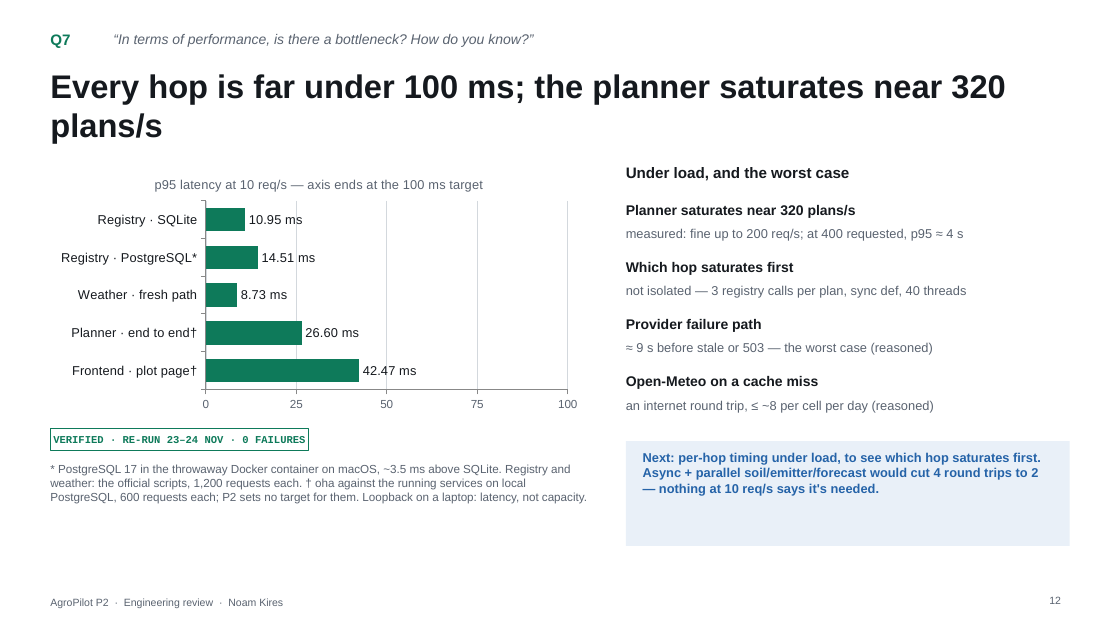
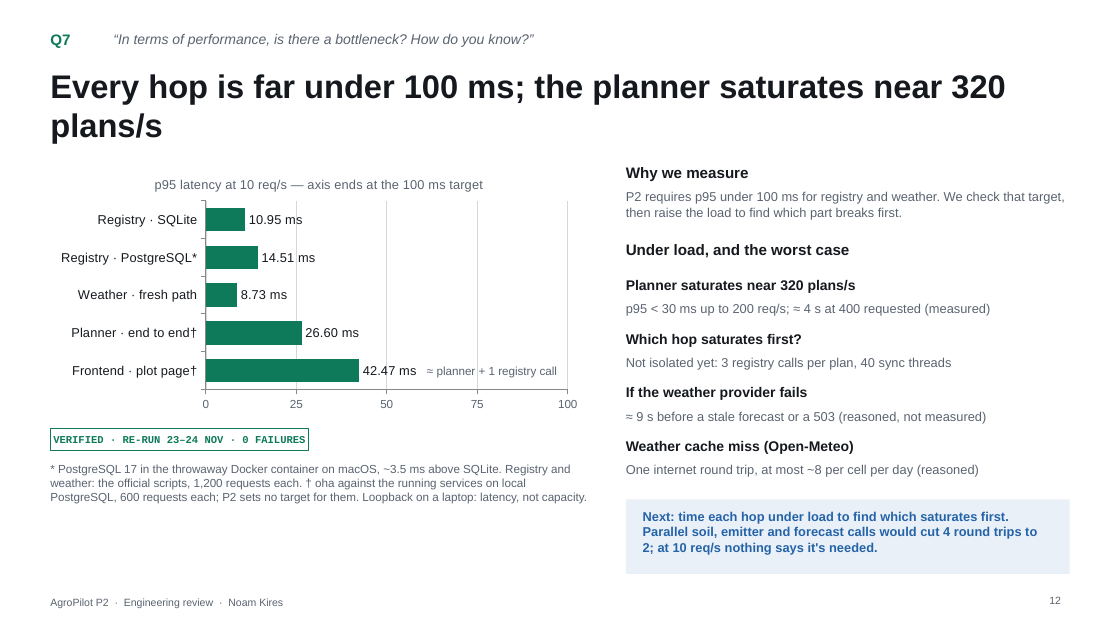
Before and after one commit to NoamKB/ArgoPilot, a slide deck: slide 12 of docs/presentations/AgroPilot-P2-Review.pptx. Drawn at 1120x630 pixels with LibreOffice and Linux fonts; fonts in the diff are those of the drawing. Boxes give left, top, right and bottom in pixels: in the first picture for what was removed or moved away, otherwise in the second. Text is boxed around its words. In the diff, an @@ line names an element or a change of style, - is before the commit and + after.

```diff
--- a/docs/presentations/AgroPilot-P2-Review.pptx
+++ b/docs/presentations/AgroPilot-P2-Review.pptx
@@ text added at <box>626,167,748,181</box>, 13 pt, text #15191E, bold @@
+Why we measure
@@ text added at <box>626,191,1064,220</box>, 11 pt, text #5A6370 @@
+P2 requires p95 under 100 ms for registry and weather. We check that target, then raise the load to find which part breaks first.
@@ text "Under load, and the worst ...": place and size @@
-text "Under load, and the worst ..." at <box>626,167,850,181</box>
+text "Under load, and the worst ..." at <box>626,244,850,258</box>
@@ text "Planner saturates near 320 plans/s": place and size @@
-text "Planner saturates near 320 plans/s" at <box>626,205,856,218</box>
+text "Planner saturates near 320 plans/s" at <box>626,280,856,293</box>
@@ text at <box>626,303,991,316</box>: text changed @@
-measured: fine up to 200 req/s; at 400 requested, p95 ≈ 4 s
+p95 < 30 ms up to 200 req/s; ≈ 4 s at 400 requested (measured)
@@ text at <box>626,334,802,347</box>: text changed @@
-Which hop saturates first
+Which hop saturates first?
@@ text at <box>626,357,952,370</box>: text changed @@
-not isolated — 3 registry calls per plan, sync def, 40 threads
+Not isolated yet: 3 registry calls per plan, 40 sync threads
@@ text added at <box>437,366,557,378</box>, 10 pt, text #5A6370 @@
+≈ planner + 1 registry call
@@ text at <box>626,387,808,400</box>: text changed @@
-Provider failure path
+If the weather provider fails
@@ text at <box>636,411,986,424</box>: text changed @@
-≈ 9 s before stale or 503 — the worst case (reasoned)
+≈ 9 s before a stale forecast or a 503 (reasoned, not measured)
@@ text at <box>626,441,854,454</box>: text changed @@
-Open-Meteo on a cache miss
+Weather cache miss (Open-Meteo)
@@ text at <box>626,464,979,477</box>: text changed @@
-an internet round trip, ≤ ~8 per cell per day (reasoned)
+One internet round trip, at most ~8 per cell per day (reasoned)
@@ rectangle: place and size @@
-rectangle at <box>626,441,1070,546</box>
+rectangle at <box>626,499,1070,574</box>
@@ text at <box>643,511,1037,555</box>: text changed @@
-Next: per-hop timing under load, to see which hop saturates first. Async + parallel soil/emitter/forecast would cut 4 round trips to 2 — nothing at 10 req/s says it's needed.
+Next: time each hop under load to find which saturates first. Parallel soil, emitter and forecast calls would cut 4 round trips to 2; at 10 req/s nothing says it's needed.
```
Also in this commit, not shown: 5 other slides changed, 4 slides added, 3 slides removed.
